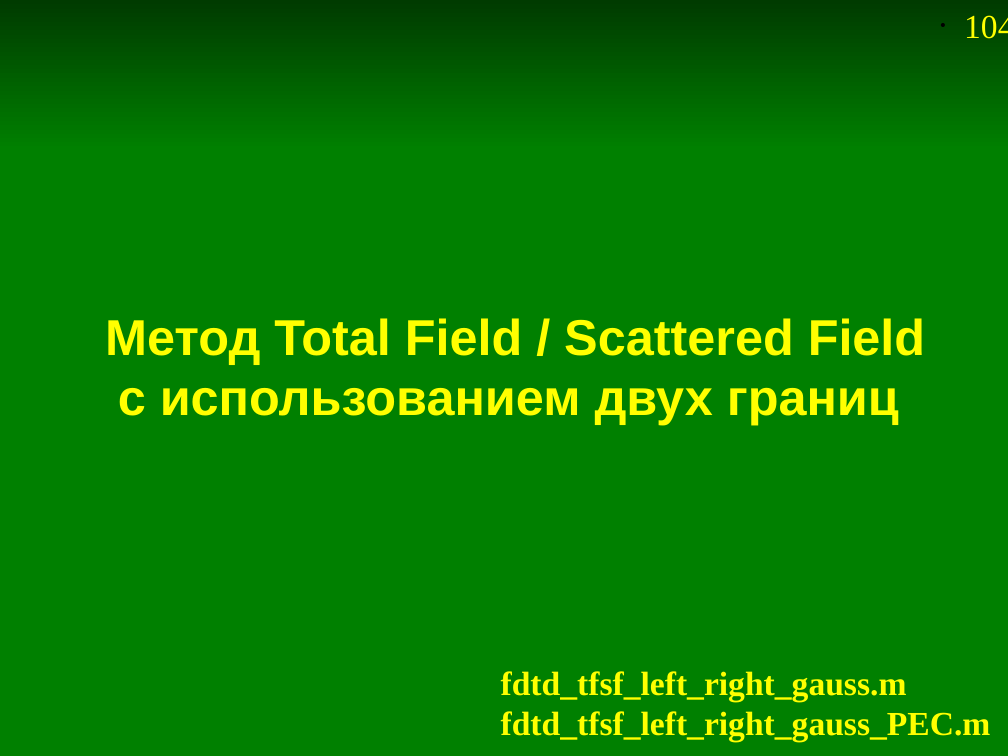
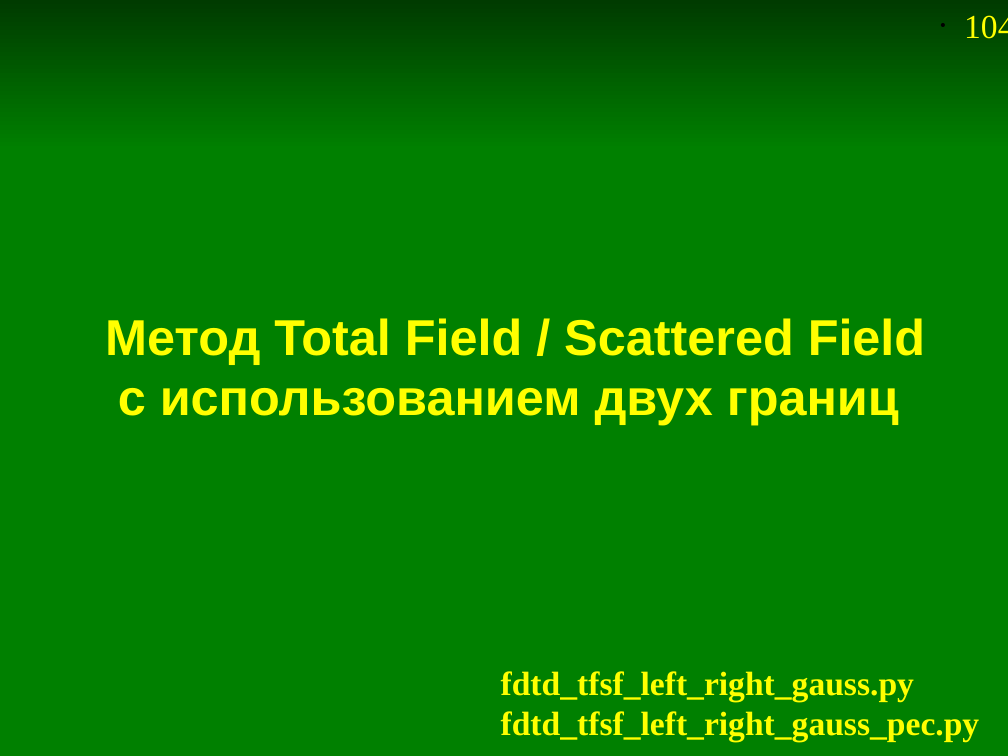
Before and after one commit to andris0147sv/modelling, a slide deck: slide 104 of presentations/2. FDTD.odp. Drawn at 1008x756 pixels with LibreOffice and Linux fonts; fonts in the diff are those of the drawing. Boxes give left, top, right and bottom in pixels: in the first picture for what was removed or moved away, otherwise in the second. Text is boxed around its words. In the diff, an @@ line names an element or a change of style, - is before the commit and + after.

```diff
--- a/presentations/2. FDTD.odp
+++ b/presentations/2. FDTD.odp
@@ text at (x1=501, y1=671, x2=980, y2=742): text changed @@
-fdtd_tfsf_left_right_gauss.m
-fdtd_tfsf_left_right_gauss_PEC.m
+fdtd_tfsf_left_right_gauss.py
+fdtd_tfsf_left_right_gauss_pec.py
```
Also in this commit, not shown: 29 other slides changed.
